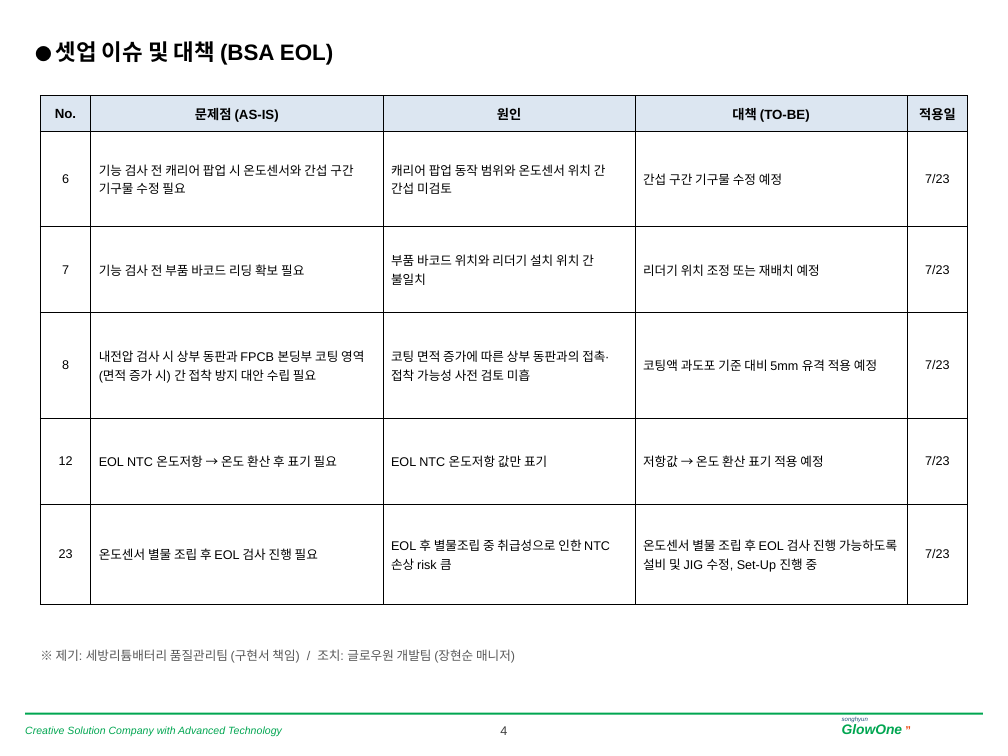
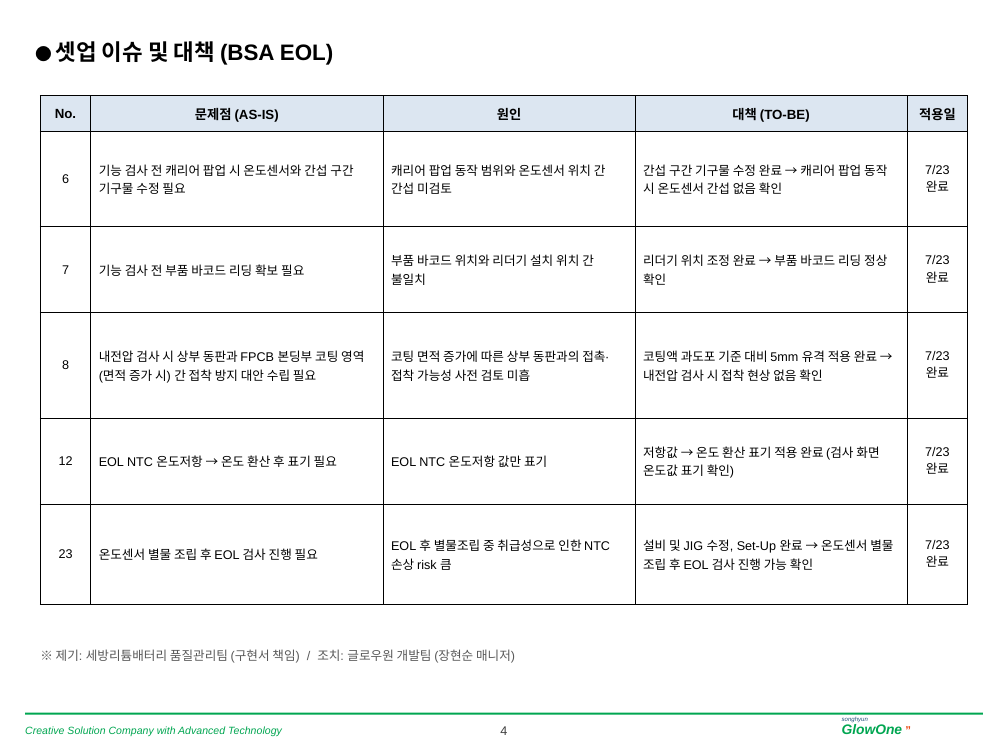
Before and after one commit to hyunsun901219/kingbambbang, a slide deck: slide 5 of docs/BJ검사기-Set-Up-완료보고서.pptx. Drawn at 1008x756 pixels with LibreOffice and Linux fonts; fonts in the diff are those of the drawing. Boxes give left, top, right and bottom in pixels: in the first picture for what was removed or moved away, otherwise in the second. Text is boxed around its words. In the diff, an @@ line names an element or a change of style, - is before the commit and + after.

```diff
--- a/docs/BJ검사기-Set-Up-완료보고서.pptx
+++ b/docs/BJ검사기-Set-Up-완료보고서.pptx
@@ table at (40, 96, 968, 574) @@
-row 2, column 4: 간섭 구간 기구물 수정 예정
+row 2, column 4: 간섭 구간 기구물 수정 완료 → 캐리어 팝업 동작 시 온도센서 간섭 없음 확인
-row 2, column 5: 7/23
+row 2, column 5: 7/23 / 완료
-row 3, column 4: 리더기 위치 조정 또는 재배치 예정
+row 3, column 4: 리더기 위치 조정 완료 → 부품 바코드 리딩 정상 확인
-row 3, column 5: 7/23
+row 3, column 5: 7/23 / 완료
-row 4, column 4: 코팅액 과도포 기준 대비 5mm 유격 적용 예정
+row 4, column 4: 코팅액 과도포 기준 대비 5mm 유격 적용 완료 → 내전압 검사 시 접착 현상 없음 확인
-row 4, column 5: 7/23
+row 4, column 5: 7/23 / 완료
-row 5, column 4: 저항값 → 온도 환산 표기 적용 예정
+row 5, column 4: 저항값 → 온도 환산 표기 적용 완료 (검사 화면 온도값 표기 확인)
-row 5, column 5: 7/23
+row 5, column 5: 7/23 / 완료
-row 6, column 4: 온도센서 별물 조립 후 EOL 검사 진행 가능하도록 설비 및 JIG 수정, Set-Up 진행 중
+row 6, column 4: 설비 및 JIG 수정, Set-Up 완료 → 온도센서 별물 조립 후 EOL 검사 진행 가능 확인
-row 6, column 5: 7/23
+row 6, column 5: 7/23 / 완료
```
